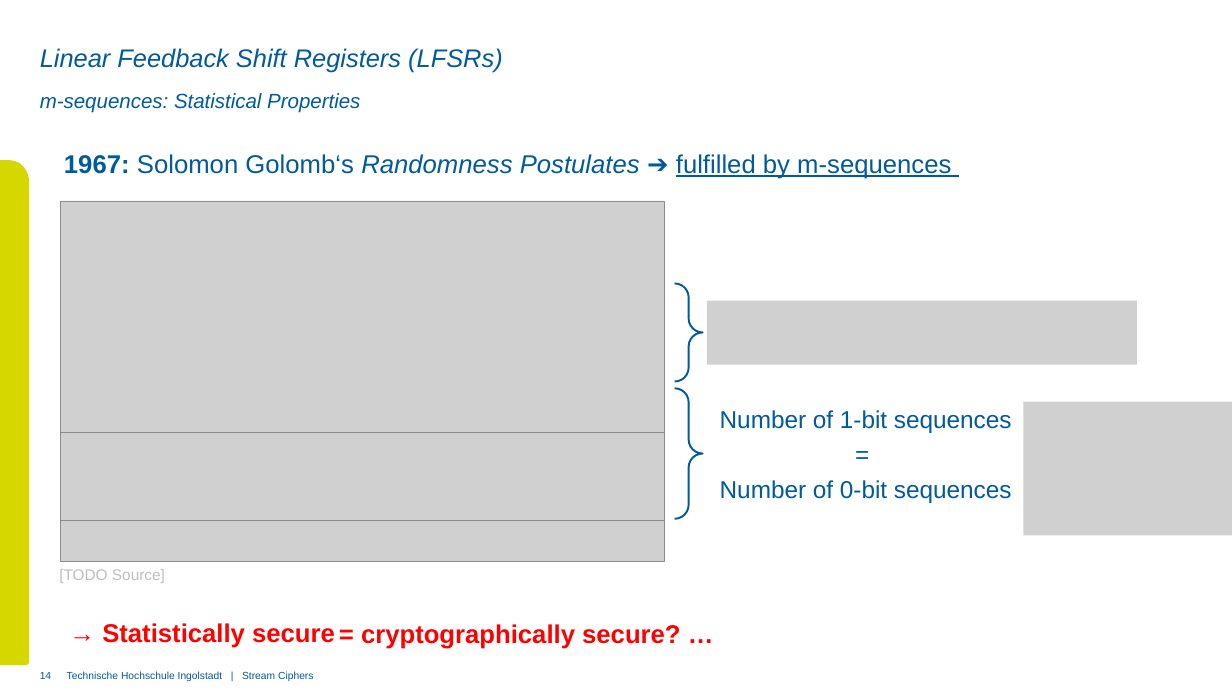
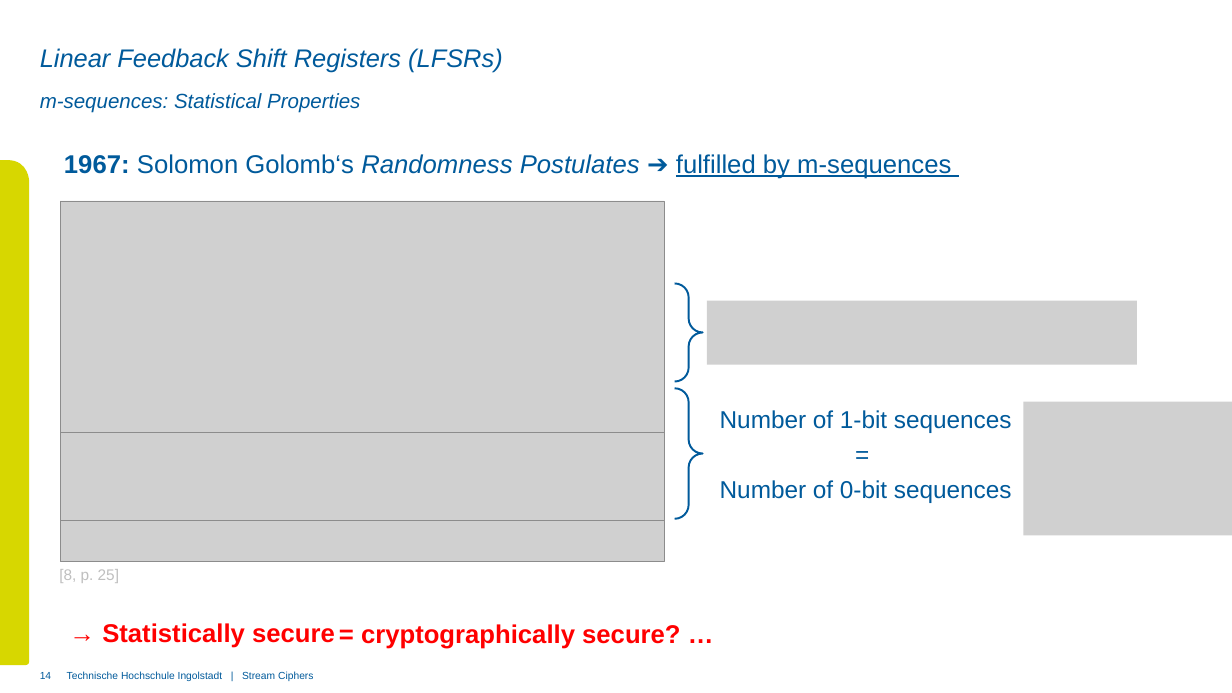
Before and after one commit to xThale/crypto-stream-ciphers, a slide deck: slide 14 of Präsentation/Presentation Unmerged Simon.pptx. Drawn at 1232x693 pixels with LibreOffice and Linux fonts; fonts in the diff are those of the drawing; grey boxes stand for pictures; background and template pictures are left out. Boxes give left, top, right and bottom in pixels: in the first picture for what was removed or moved away, otherwise in the second. Text is boxed around its words. In the diff, an @@ line names an element or a change of style, - is before the commit and + after.

```diff
--- a/Präsentation/Presentation Unmerged Simon.pptx
+++ b/Präsentation/Presentation Unmerged Simon.pptx
@@ text at <box>59,569,119,583</box>: text changed @@
-[TODO Source]
+[8, p. 25]
```
Also in this commit, not shown: 15 other slides changed, 4 slides added, 2 slides removed, 1 other file.
